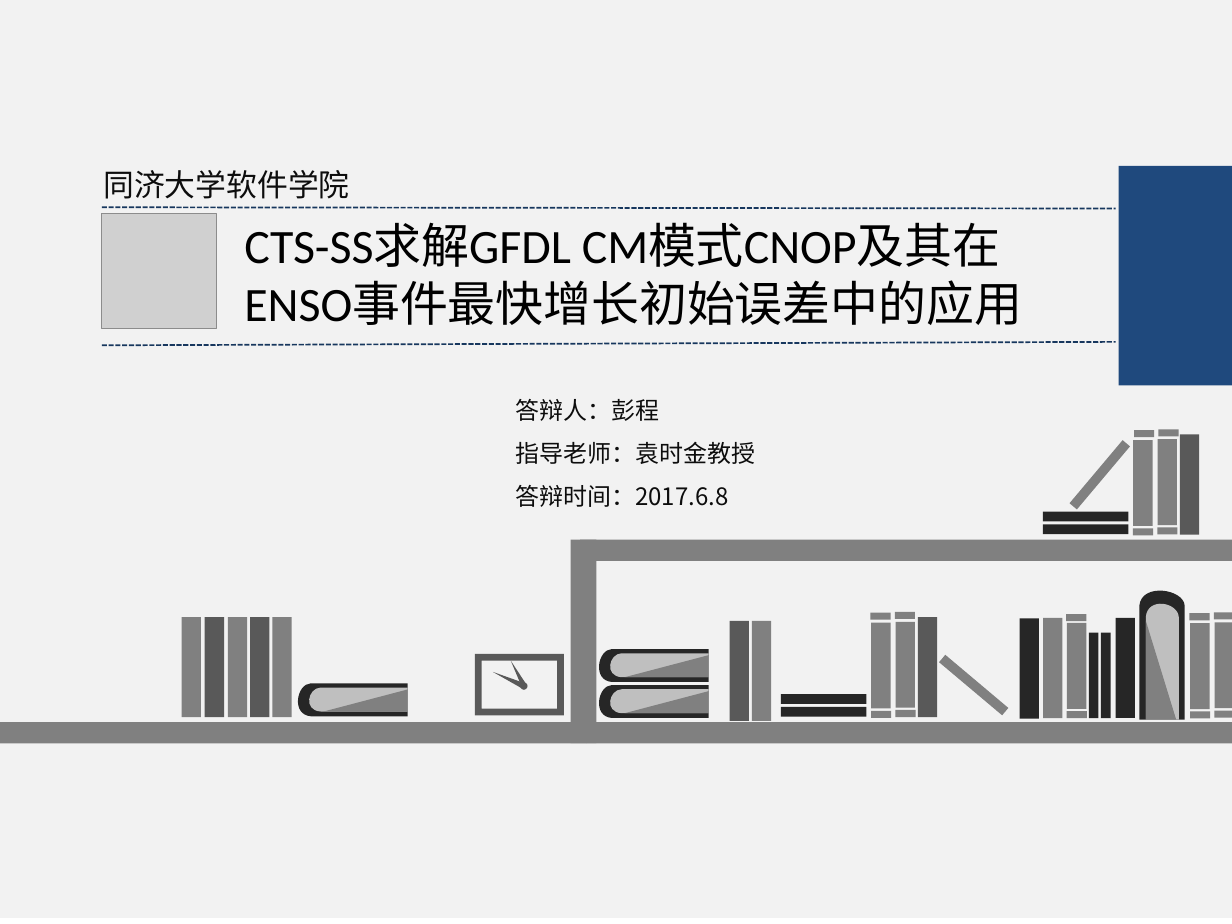
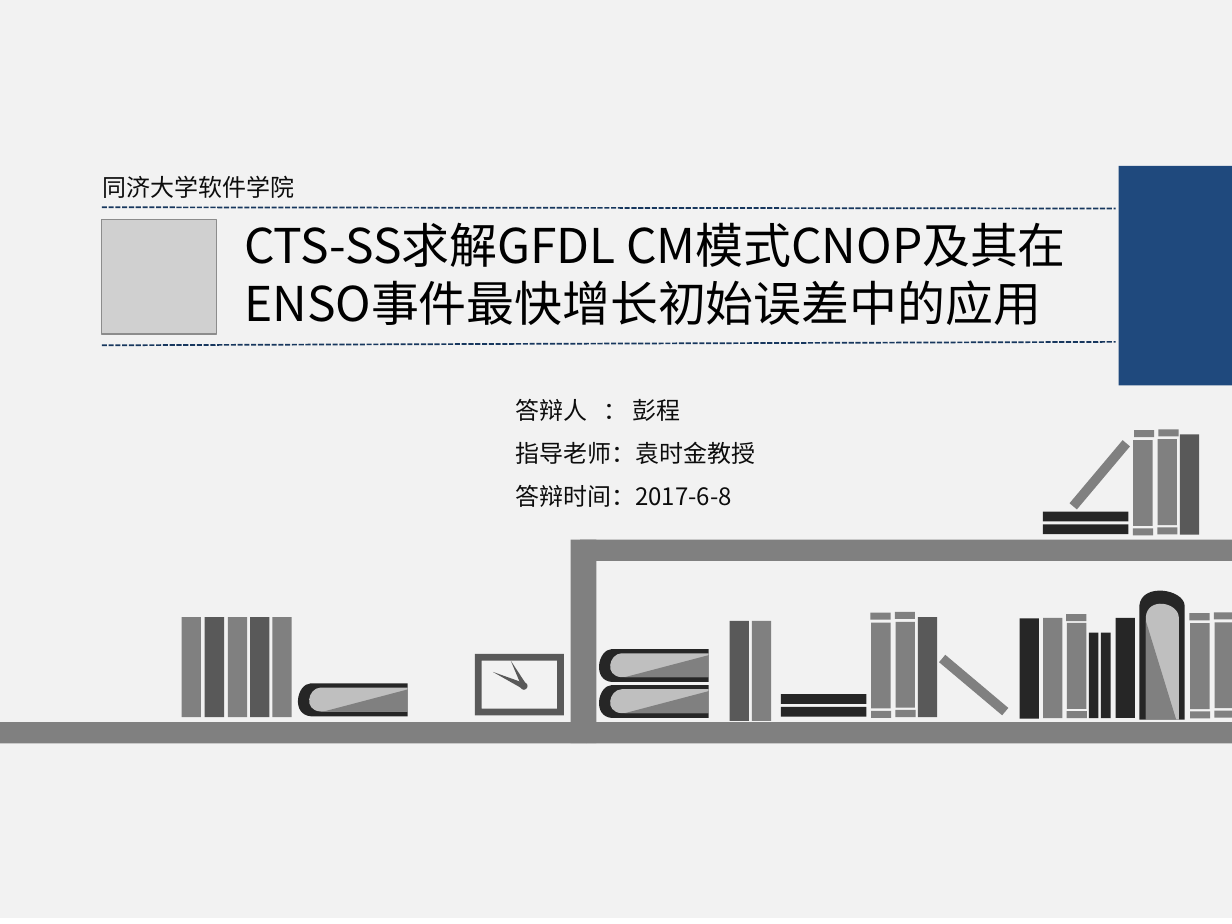
Before and after one commit to KrisCheng/GraduationDesign, a slide deck: slide 1 of FinalPaper/毕业答辩.pptx. Drawn at 1232x924 pixels with LibreOffice and Linux fonts; fonts in the diff are those of the drawing; grey boxes stand for pictures. Boxes give left, top, right and bottom in pixels: in the first picture for what was removed or moved away, otherwise in the second. Text is boxed around its words. In the diff, an @@ line names an element or a change of style, - is before the commit and + after.

```diff
--- a/FinalPaper/毕业答辩.pptx
+++ b/FinalPaper/毕业答辩.pptx
@@ text "同济大学软件学院" at box(103, 175, 295, 198): size 18 to 14 pt @@
@@ text "CTS-SS求解GFDL CM模式CNOP及其在" at box(244, 222, 1066, 325): font Calibri to Noto Sans CJK SC @@
@@ picture: place and size @@
-picture at box(102, 213, 217, 328)
+picture at box(102, 219, 217, 334)
@@ text at box(515, 399, 681, 421): spaces changed @@
-答辩人：彭程
+答辩人 ： 彭程
@@ text at box(515, 485, 732, 507): text changed @@
-答辩时间：2017.6.8
+答辩时间：2017-6-8
```
Also in this commit, not shown: 5 other slides changed, 3 slides added, 7 slides removed.
